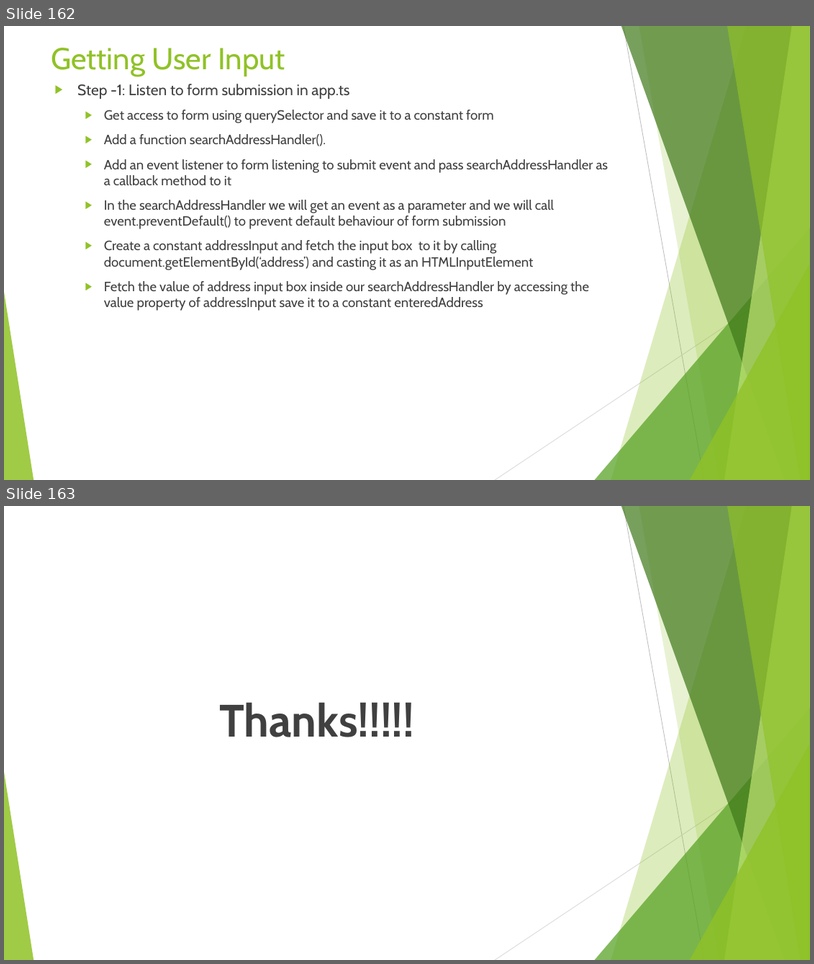
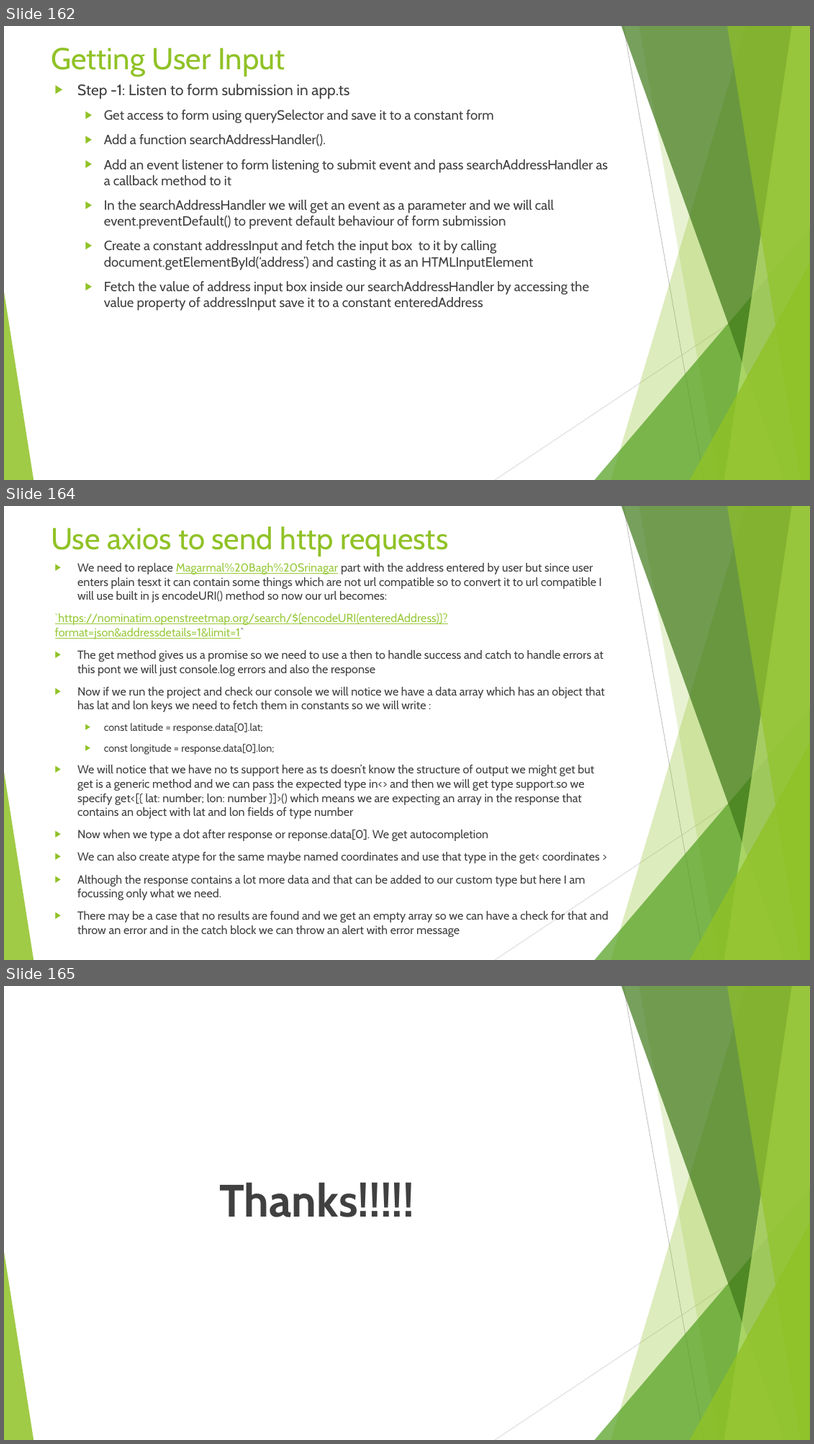
Before and after one commit to rudhrainfogain/TypeScript, a slide deck: PPT/TypeScriptv13.pptx. Shown one above the other, each under a label of ours: slides 162 and 163 before the commit, slides 162, 164 and 165 after it; the slides between them are not shown. The pictures are 814x964 and 814x1444 pixels, drawn with LibreOffice and Linux fonts; fonts in the diff are those of the drawing. Boxes give left, top, right and bottom in pixels: in the first picture for what was removed or moved away, otherwise in the second. Text is boxed around its words. In the diff, an @@ line names an element or a change of style, - is before the commit and + after.

Commit message:
Fetching Coordinates

```diff
--- a/PPT/TypeScriptv13.pptx
+++ b/PPT/TypeScriptv13.pptx
@@ slide 164 added at box(4, 506, 810, 960), background #FFFFFF; not listed: 10 template elements that a slide beside it also shows @@
@@ title added at box(51, 526, 448, 556), 36 pt, text #90C226 @@
+Use axios to send http requests
@@ text added at box(55, 563, 609, 937), 13.9 pt, text #404040 @@
+▶ We need to replace Magarmal%20Bagh%20Srinagar part with the address entered by user but since user enters plain tesxt it can contain some things which are not url compatible so to convert it to url compatible I will use built in js encodeURI() method so now our url becomes:
+`https://nominatim.openstreetmap.org/search/${encodeURI(enteredAddress)}?format=json&addressdetails=1&limit=1`
+▶ The get method gives us a promise so we need to use a then to handle success and catch to handle errors at this pont we will just console.log errors and also the response
+▶ Now if we run the project and check our console we will notice we have a data array which has an object that has lat and lon keys we need to fetch them in constants so we will write :
+  ▶ const latitude = response.data[0].lat;
+  ▶ const longitude = response.data[0].lon;
+▶ We will notice that we have no ts support here as ts doesn’t know the structure of output we might get but get is a generic method and we can pass the expected type in<> and then we will get type support.so we specify get<[{ lat: number; lon: number }]>() which means we are expecting an array in the response that contains an object with lat and lon fields of type number
+▶ Now when we type a dot after response or reponse.data[0]. We get autocompletion
+▶ We can also create atype for the same maybe named coordinates and use that type in the get< coordinates >
+▶ Although the response contains a lot more data and that can be added to our custom type but here I am focussing only what we need.
+▶ There may be a case that no results are found and we get an empty array so we can have a check for that and throw an error and in the catch block we can throw an alert with error message
@@ what was slide 163 is now slide 165 @@
```
Also in this commit, not shown: 1 other slide added, 3 other files.
